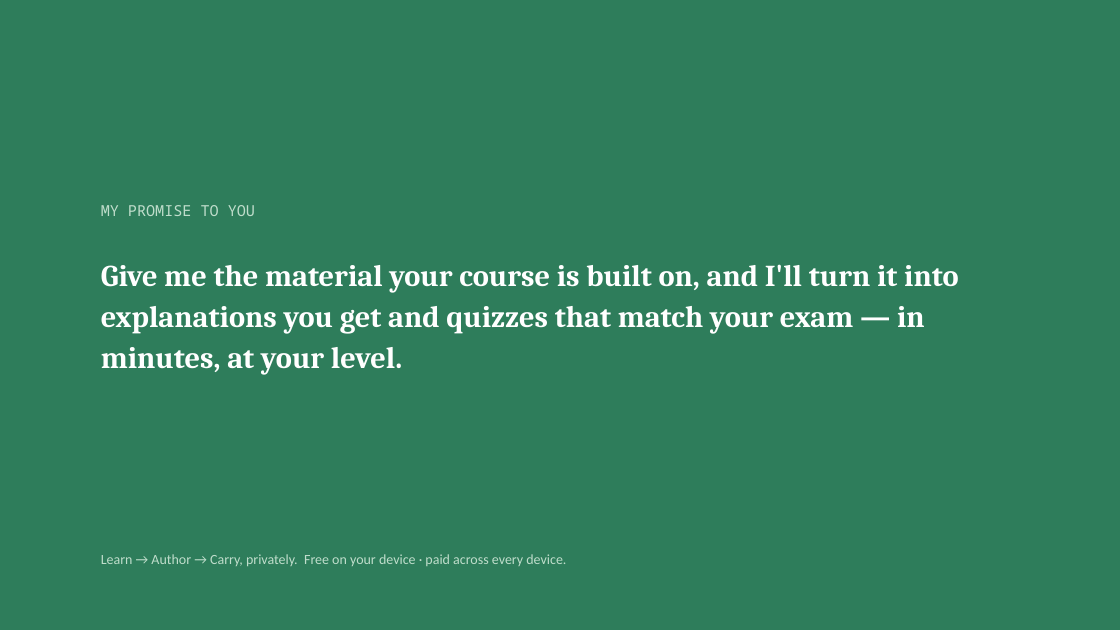
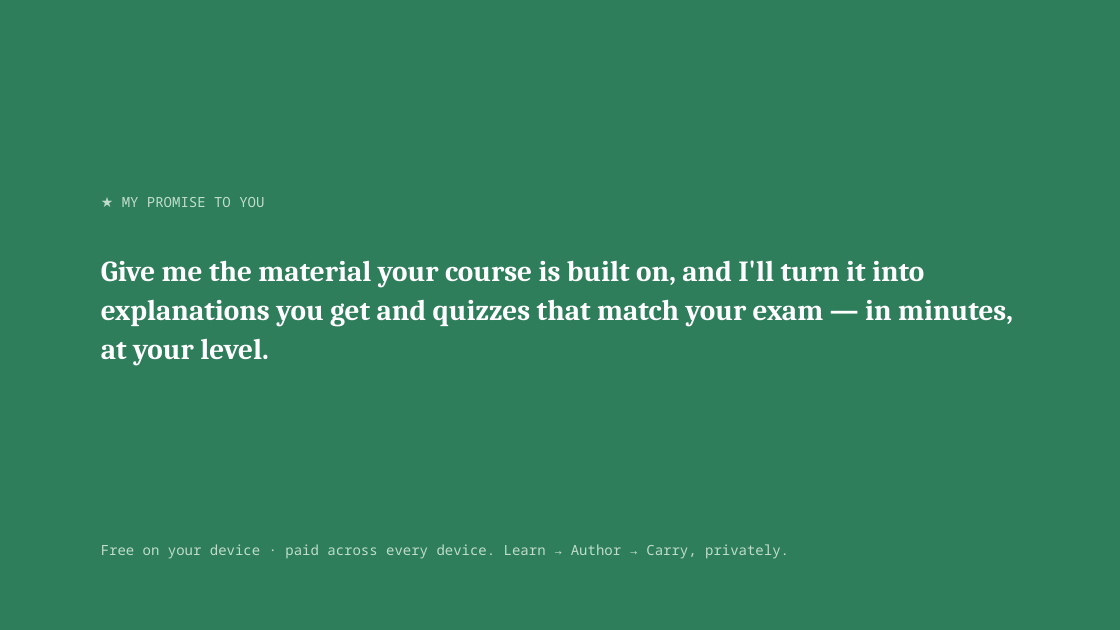
Before and after one commit to wegofwd2020-hub/Mentible, a slide deck: slide 8 of docs/persona-decks/mentible-for-medical-students.pptx. Drawn at 1120x630 pixels with LibreOffice and Linux fonts; fonts in the diff are those of the drawing. Boxes give left, top, right and bottom in pixels: in the first picture for what was removed or moved away, otherwise in the second. Text is boxed around its words. In the diff, an @@ line names an element or a change of style, - is before the commit and + after.

```diff
--- a/docs/persona-decks/mentible-for-medical-students.pptx
+++ b/docs/persona-decks/mentible-for-medical-students.pptx
@@ text at (122, 197, 264, 207): text changed; size 13 to 12 pt @@
-MY PROMISE TO YOU
+★ MY PROMISE TO YOU
@@ text "Give me the material your ..." at (101, 260, 1013, 366): size 26 to 25 pt @@
@@ text at (101, 544, 789, 559): text changed; font Calibri to Noto Sans Mono @@
-Learn → Author → Carry, privately. Free on your device · paid across every device.
+Free on your device · paid across every device. Learn → Author → Carry, privately.
```
Also in this commit, not shown: 7 other slides changed, 4 other files.
